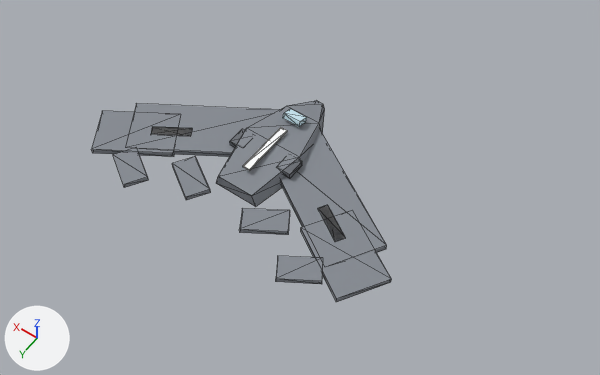
Two versions of the glTF model faro/assets/models/bomber.glb, one commit apart.
One viewpoint serves both versions: a camera (50 mm lens) standing at (-1.65, 2.08, 3.27) and looking at (-0.21, 0.07, 0.12). The lights are fixed; the arrows at lower left show +X, +Y and +Z. The picture after the commit comes second. Mesh edges are drawn as thin lines.

In view in the first picture: 'main'.
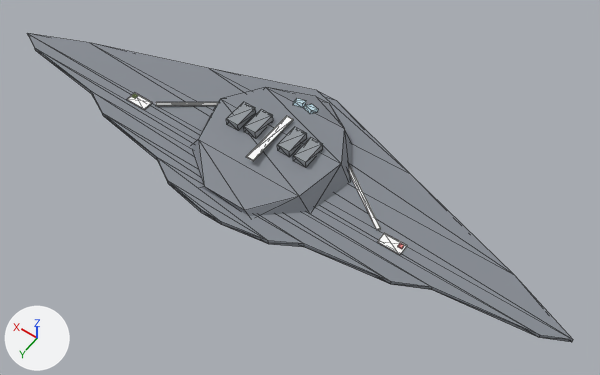
Patch to the scene script:
```diff
--- a/faro/assets/models/bomber.glb.py
+++ b/faro/assets/models/bomber.glb.py
@@ mat_rojo @@
+mat_rojo = principled_material('rojo')
+mat_rojo.base_color = (0.851, 0.255, 0.255)  # pink #ee8a8a
+mat_rojo.roughness = 0.75
@@ mat_cultivo @@
+mat_cultivo = principled_material('cultivo')
+mat_cultivo.base_color = (0.553, 0.749, 0.239)  # green #c4e086
+mat_cultivo.roughness = 0.75
@@ mat_camo2 @@
+mat_camo2 = principled_material('camo2')
+mat_camo2.base_color = (0.29, 0.314, 0.337)  # grey #93989d
+mat_camo2.roughness = 0.75
@@ me_bomber_main @@
 # used by ob_main; location = (0.0, 0.0, 0.0)
-me_bomber_main.from_pydata(...)  # 128 vertices, 196 faces; spans x -0.86..0.86, y -0.4..0.58, z 0.14..0.28
+me_bomber_main.from_pydata(...)  # 228 vertices, 364 faces; spans x -1.62..1.62, y -0.46..0.48, z 0.15..0.31
+# me_bomber_main part 1: the loose piece of 8 vertices spanning x -0.05..0.05, y -0.21..-0.15, z 0.23..0.28 is scaled about its middle by (0.484, 0.765, 0.794), then moved by (-0.04, -0.09, 0.01)
+# me_bomber_main part 2: the loose piece of 8 vertices spanning x -0.18..-0.1, y 0.01..0.11, z 0.2..0.23 is multiplied about its middle by the matrix ((0.538, -0.124, 0.06), (0.137, 0.484, -0.234), (0.0, 0.241, 0.5)), then moved by (0.18, -0.33, 0.05), in mat_vidrio (cyan #cfecf7)
+# me_bomber_main part 3: a new loose piece, a box spanning x -0.135..-0.065, y -0.09..0.05, z 0.27..0.31, in mat_camo2 (grey #93989d)
+# me_bomber_main part 4: a new loose piece, a box spanning x -0.235..-0.165, y -0.08..0.06, z 0.27..0.31, in mat_camo2 (grey #93989d)
+# me_bomber_main part 5: a new loose piece, a box spanning x 0.065..0.135, y -0.09..0.05, z 0.27..0.31, in mat_camo2 (grey #93989d)
+# me_bomber_main part 6: a new loose piece, a box spanning x 0.165..0.235, y -0.08..0.06, z 0.27..0.31, in mat_camo2 (grey #93989d)
+# me_bomber_main part 7: a new loose piece, a box spanning x -0.82..-0.7, y 0.1..0.16, z 0.172..0.178, in mat_equipo (white #ffffff)
+# me_bomber_main part 8: a new loose piece, a box spanning x 0.7..0.82, y 0.1..0.16, z 0.172..0.178, in mat_equipo (white #ffffff)
+# me_bomber_main part 9: the loose piece of 8 vertices spanning x -0.02..0.02, y -0.09..0.21, z 0.25 is moved by (0.0, -0.04, 0.04)
+# me_bomber_main part 10: a new loose piece of 40 vertices spanning x -1.62..1.62, y -0.46..0.48, z 0.15..0.18, in mat_oscuro (grey #848991)
+# me_bomber_main part 11: a new loose piece of 20 vertices spanning x -0.42..0.42, y -0.42..0.38, z 0.16..0.28, in mat_oscuro (grey #848991)
+# me_bomber_main part 12: 8 loose pieces with 72 vertices, spanning x -0.62..0.62, y -0.4..0.58, z 0.14..0.24, are deleted
+# me_bomber_main part 13: 32 vertices removed from x -0.86..0.86, y -0.25..0.52, z 0.16..0.19; 16 vertices added at x -0.68..0.68, y -0.15..0.11, z 0.18..0.19
+# other edits to the shape of me_bomber_main do not show in these pictures
 me_bomber_main.materials.append(mat_oscuro)
@@ me_bomber_main @@
 me_bomber_main.materials.append(mat_vidrio)
+me_bomber_main.materials.append(mat_camo2)  # grey #93989d
+me_bomber_main.materials.append(mat_rojo)  # pink #ee8a8a
+me_bomber_main.materials.append(mat_cultivo)  # green #c4e086
```

Boxes [x1, y1, x2, y2] around the edits, measured in the pictures (600 x 375 px; the box of a moved part takes in the faces that stretch with it):
'main', reshaped (81% wider, 53% taller)
    before: [91, 100, 391, 302]
    after: [28, 33, 573, 342]
part 1 of me_bomber_main, moved or reshaped
    before: [283, 109, 307, 127]
    after: [304, 104, 318, 114]
part 2 of me_bomber_main, moved or reshaped
    before: [277, 160, 302, 179]
    after: [293, 98, 306, 108]
part 3 of me_bomber_main, added
    after: [277, 127, 307, 157]
part 4 of me_bomber_main, added
    after: [293, 137, 323, 168]
part 5 of me_bomber_main, added
    after: [244, 109, 273, 138]
part 6 of me_bomber_main, added
    after: [226, 102, 256, 130]
part 7 of me_bomber_main, added
    after: [377, 233, 407, 255]
part 8 of me_bomber_main, added
    after: [127, 93, 152, 110]
part 9 of me_bomber_main, moved or reshaped
    before: [243, 127, 287, 171]
    after: [246, 116, 293, 161]
part 10 of me_bomber_main, added
    after: [28, 33, 573, 342]
part 11 of me_bomber_main, added
    after: [192, 87, 352, 216]
part 12 of me_bomber_main, deleted
    before: [113, 100, 346, 284]
part 13 of me_bomber_main, moved or reshaped
    before: [91, 103, 391, 302]
    after: [156, 102, 381, 230]
